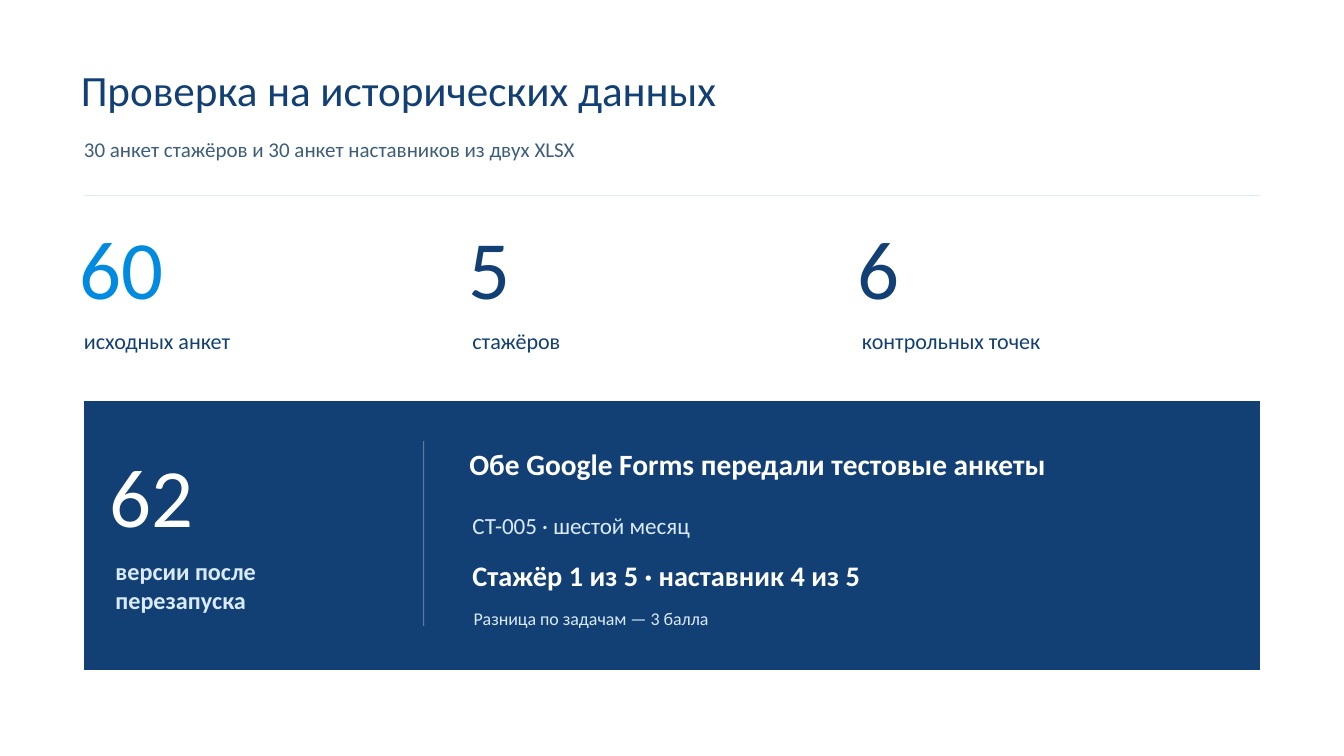
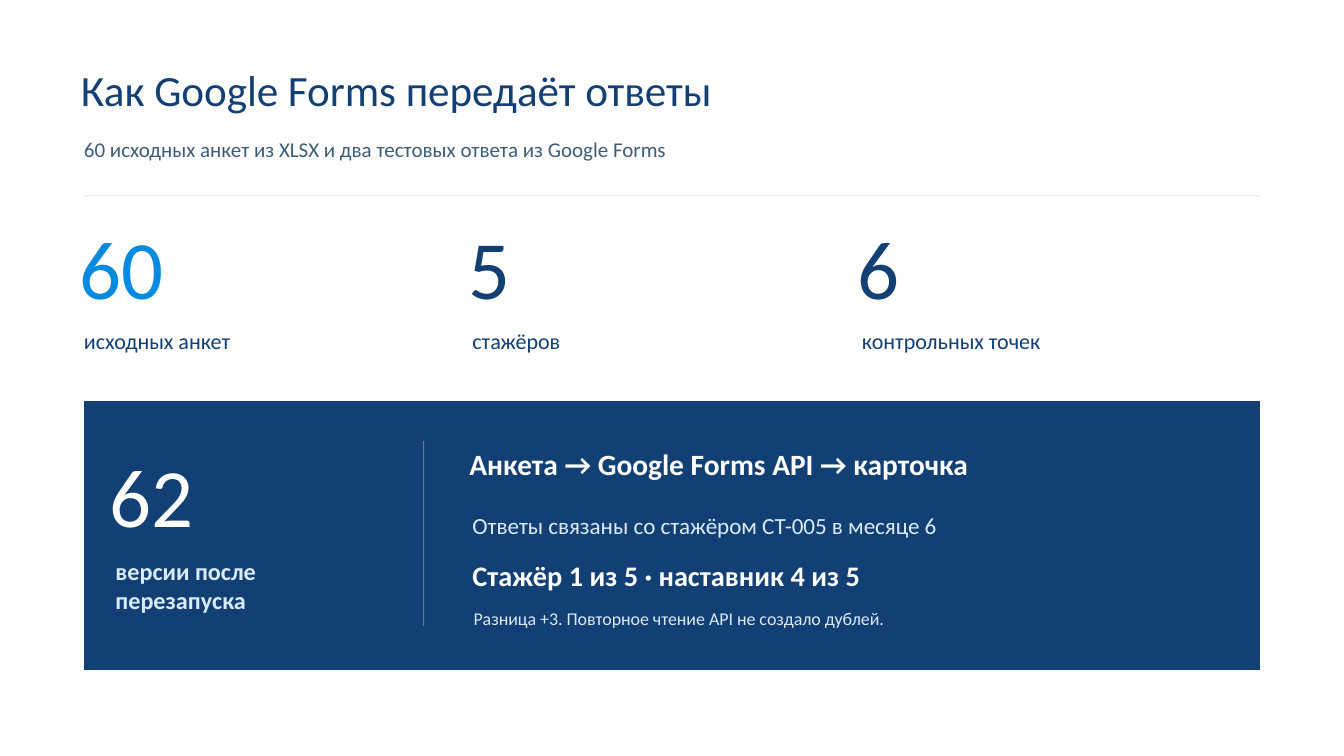
Before and after one commit to Makasinnnnnn/KodGoroda-MGTS, a slide deck: slide 7 of Vdeos/mgts-defense-with-screencasts.pptx (slide 6 before the commit). Drawn at 1344x756 pixels with LibreOffice and Linux fonts; fonts in the diff are those of the drawing. Boxes give left, top, right and bottom in pixels: in the first picture for what was removed or moved away, otherwise in the second. Text is boxed around its words. In the diff, an @@ line names an element or a change of style, - is before the commit and + after.

```diff
--- a/Vdeos/mgts-defense-with-screencasts.pptx
+++ b/Vdeos/mgts-defense-with-screencasts.pptx
@@ text at bbox=[81, 76, 711, 114]: text changed @@
-Проверка на исторических данных
+Как Google Forms передаёт ответы
@@ text at bbox=[84, 142, 666, 161]: text changed @@
-30 анкет стажёров и 30 анкет наставников из двух XLSX
+60 исходных анкет из XLSX и два тестовых ответа из Google Forms
@@ text at bbox=[469, 454, 967, 480]: text changed @@
-Обе Google Forms передали тестовые анкеты
+Анкета → Google Forms API → карточка
@@ text at bbox=[472, 518, 937, 538]: text changed @@
-СТ-005 · шестой месяц
+Ответы связаны со стажёром СТ-005 в месяце 6
@@ text at bbox=[474, 613, 884, 628]: text changed @@
-Разница по задачам — 3 балла
+Разница +3. Повторное чтение API не создало дублей.
```
Also in this commit, not shown: 1 other slide changed, 2 slides added, 1 slide removed, 4 other files.
